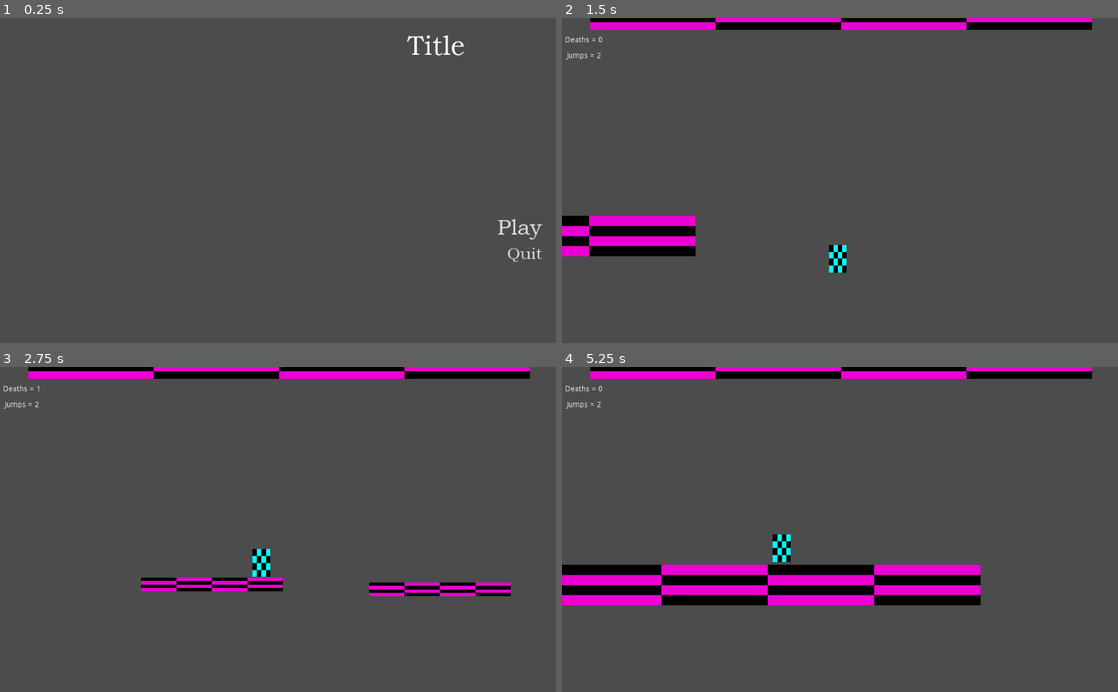
Above: before the commit, frames 1-4 (two rows, left to right).
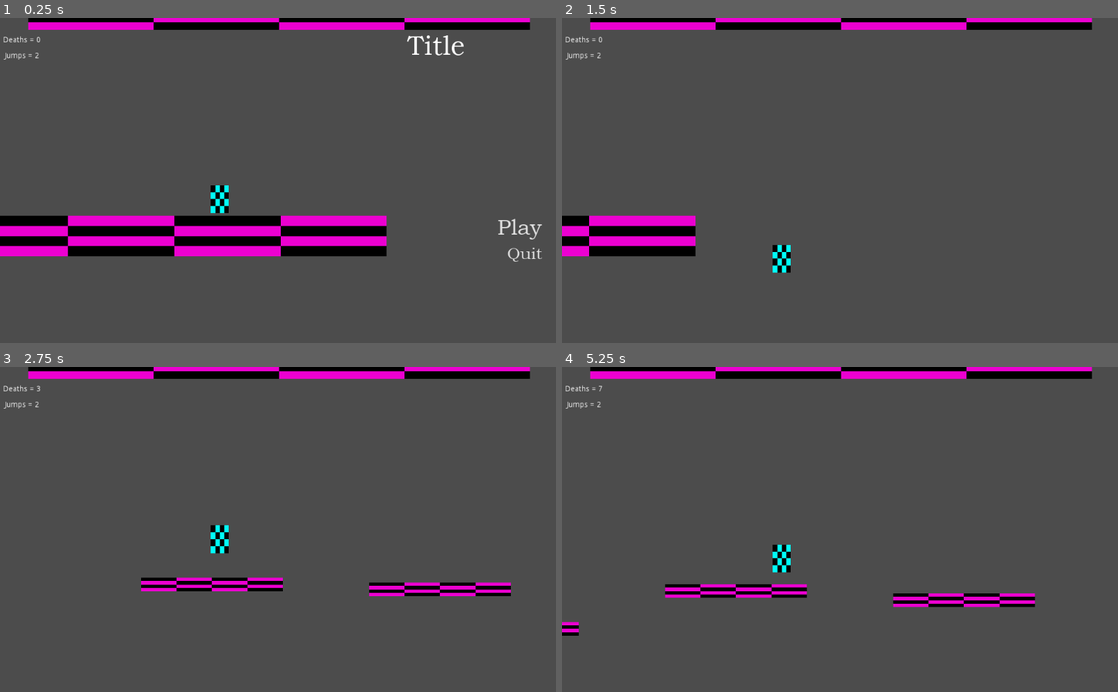
Above: after the commit, the same moments.

Repository: mxd1760/Marc-2
Game: Godot game, scene res://Title Screen.tscn
The game is run twice, just before and just after one commit, with the same random seed, the same clock (stepped at 60 frames per second) and the same inputs.
Inputs (mouse positions are in pixels of both pictures, inside the frame that each line leads up to):
- Up to frame 1 (0.25 s): no input
- Up to frame 2 (1.5 s): click "Play" at 0.5 s; hold Right (ui_right) from 1.28 s (still down); tap Space (grapple) at 1.35 s
- Up to frame 3 (2.75 s): keep holding Right (ui_right); tap Up (ui_up) at 1.52, 1.55, 1.82, 2.1, 2.27, 2.57 s; tap Space (grapple) at 2.3 s
- Up to frame 4 (5.25 s): release Right (ui_right) at 2.78 s; hold Left (ui_left) 2.78-3.53 s; tap Space (grapple) at 2.85, 3.6 s; tap Up (ui_up) at 3.05, 3.77, 4.07, 4.35, 4.52, 4.82 s; hold Right (ui_right) 3.53-5 s; tap Escape (pause) at 4.9 s; click (717, 646) at 5 s, where only the run before the commit has a clickable "Restart"

The runs differ from the first frame. In frame 1, 12% of the frame differs, in the area x 0-96%, y 0-74%; in frame 2, 0.6%; in frame 3, 0.6%; in frame 4, 9.7%.

Commit message:
added gameplay to the main menu as well as a demo mode to disable input
(the demo mode should have demo inputs fed in and there is still the bug of newly generated platforms appearing over the UI elements. the issue is far clearer on the main menu though)

Diff:
--- a/Title Screen.tscn
+++ b/Title Screen.tscn
@@ -1,7 +1,8 @@
-[gd_scene load_steps=6 format=2]
+[gd_scene load_steps=7 format=2]
 
 [ext_resource path="res://assets/fonts/BOOKOS.TTF" type="DynamicFontData" id=1]
 [ext_resource path="res://scripts/Title Screen.gd" type="Script" id=2]
+[ext_resource path="res://Game Scene.tscn" type="PackedScene" id=3]
 
 [sub_resource type="DynamicFont" id=1]
 size = 50
@@ -26,6 +27,8 @@
 __meta__ = {
 "_edit_use_anchors_": false
 }
+
+[node name="Game Scene" parent="." instance=ExtResource( 3 )]
 
 [node name="VBoxContainer" type="VBoxContainer" parent="."]
 margin_left = 750.0
--- a/scripts/Game Scene.gd
+++ b/scripts/Game Scene.gd
@@ -8,31 +8,38 @@
 var PAUSE_MENU
 
 var paused = false
-
+var demo = false
 # Called when the node enters the scene tree for the first time.
 func _ready():
+	if get_parent() != null:
+		demo = true
+	else:
+		demo = false
 	paused = false
+	$Player.demo = demo
 	pass # Replace with function body.
 
 
 # Called every frame. 'delta' is the elapsed time since the previous frame.
 func _process(delta):
-	if not (is_instance_valid(GAME_OVER_MENU) or is_instance_valid(PAUSE_MENU)):
-		paused = false
-		if Input.is_action_just_pressed("pause"):
-			pause_game()
-	$Player.phys_paused = paused
-	$Platforms.phys_paused = paused
-	pass
+	if !demo:
+		if not (is_instance_valid(GAME_OVER_MENU) or is_instance_valid(PAUSE_MENU)):
+			paused = false
+			if Input.is_action_just_pressed("pause"):
+				pause_game()
+		$Player.phys_paused = paused
+		$Platforms.phys_paused = paused
+
 
 
 func _on_Player_Game_Over():
-	GAME_OVER_MENU = preload("res://Game Over Menu.tscn").instance()
-	add_child(GAME_OVER_MENU)
-	paused = true
-	pass # Replace with function body.
+	if !demo:
+		GAME_OVER_MENU = preload("res://Game Over Menu.tscn").instance()
+		add_child(GAME_OVER_MENU)
+		paused = true
 
 func pause_game():
-	PAUSE_MENU = preload("res://Pause Menu.tscn").instance()
-	add_child(PAUSE_MENU)
-	paused = true
+	if !demo:
+		PAUSE_MENU = preload("res://Pause Menu.tscn").instance()
+		add_child(PAUSE_MENU)
+		paused = true
--- a/scripts/Player.gd
+++ b/scripts/Player.gd
@@ -29,9 +29,9 @@
 var grappled = false
 var grapple_vector = Vector2(0,0)
 var grapple_offset = Vector2(0,0)
-var move_vector2 = Vector2(0,0)
 var grapple_radius = 0
 var phys_paused = false
+var demo = false
 
 # Signals
 signal Game_Over
@@ -60,43 +60,39 @@
 		move_vector += GRAVITY
 
 		# Read directional movement inputs
-		if Input.is_action_just_pressed("ui_up"):
-			if jumps >0:
-				move_vector=JUMP
-				jumps-=1
-			pass
-		if Input.is_action_pressed("ui_down"):
-			if $Body.is_on_floor():
-				Crouch()
-			else:
-				move_vector+= ACC_FALL
-			pass
-		move_vector.x = 0 #no compounding horizontal velocity.
-		if Input.is_action_pressed("ui_left"):
-			if $Body.is_on_floor():
-				move_vector-=GROUND_SPEED_BWD
-			else:
-				move_vector-=AIR_SPEED_BWD
-			pass
-		if Input.is_action_pressed("ui_right"):
-			if $Body.is_on_floor():
-				move_vector+=GROUND_SPEED_FWD
-			else:
-				move_vector+=AIR_SPEED_FWD
-			pass
-		if move_vector.y>VEL_TERMINAL:
-			move_vector.y = VEL_TERMINAL
-		elif move_vector.y < -VEL_TERMINAL:
-			move_vector.y = -VEL_TERMINAL
-		move_vector2 = move_vector
+		if demo:
+			pass	# Todo: Demo playeback
+		else:
+			if Input.is_action_just_pressed("ui_up"):
+				if jumps >0:
+					move_vector=JUMP
+					jumps-=1
+				pass
+			if Input.is_action_pressed("ui_down"):
+				if $Body.is_on_floor():
+					Crouch()
+				else:
+					move_vector+= ACC_FALL
+				pass
+			move_vector.x = 0 #no compounding horizontal velocity.
+			if Input.is_action_pressed("ui_left"):
+				if $Body.is_on_floor():
+					move_vector-=GROUND_SPEED_BWD
+				else:
+					move_vector-=AIR_SPEED_BWD
+				pass
+			if Input.is_action_pressed("ui_right"):
+				if $Body.is_on_floor():
+					move_vector+=GROUND_SPEED_FWD
+				else:
+					move_vector+=AIR_SPEED_FWD
 
-
-		# Read Grapple Inputs
-		if Input.is_action_just_pressed("grapple") and !grappling:
-			grappling = true
-			grappled = false
-			$Grapple.position = $Body.position + GRAPPLE_LAUNCH_OFFSET
-			$Grapple.move_and_slide(Vector2(0,0))
+			# Read Grapple Inputs
+			if Input.is_action_just_pressed("grapple") and !grappling:
+				grappling = true
+				grappled = false
+				$Grapple.position = $Body.position + GRAPPLE_LAUNCH_OFFSET
+				$Grapple.move_and_slide(Vector2(0,0))
 
 		# Process grapple logic
 		if grappling:
@@ -118,7 +114,11 @@
 					move_vector -= grapple_offset.normalized()*grapple_offset.normalized().dot(move_vector)
 		#$Debug.text = "Grapple Offset = " + str(grapple_offset) + ", Move Vector = " + str(move_vector)
 
-		# Calculate Velocities
+		# Apply Velocities
+		if move_vector.y>VEL_TERMINAL:
+			move_vector.y = VEL_TERMINAL
+		elif move_vector.y < -VEL_TERMINAL:
+			move_vector.y = -VEL_TERMINAL
 		$Body.move_and_slide(move_vector,UP)
 		$Grapple.move_and_slide(grapple_vector)
 
